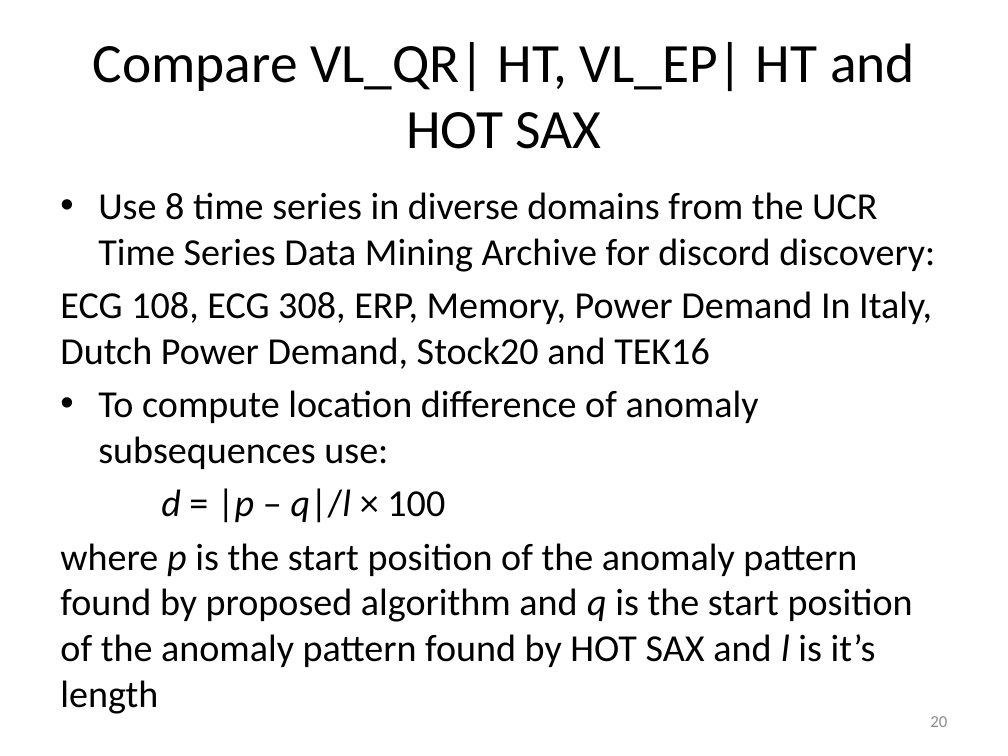
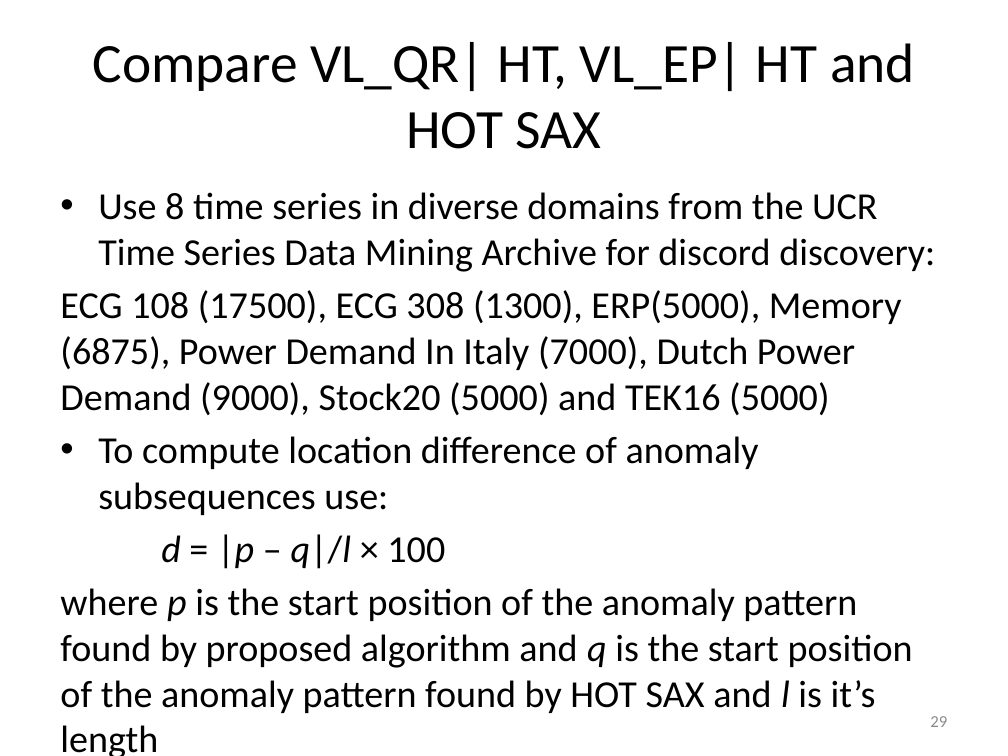
Before and after one commit to vyngo/caohoc-project-name, a slide deck: slide 29 of Report/pre.pptx (slide 20 before the commit). Drawn at 1008x756 pixels with LibreOffice and Linux fonts; fonts in the diff are those of the drawing. Boxes give left, top, right and bottom in pixels: in the first picture for what was removed or moved away, otherwise in the second. Text is boxed around its words. In the diff, an @@ line names an element or a change of style, - is before the commit and + after.

```diff
--- a/Report/pre.pptx
+++ b/Report/pre.pptx
@@ text at [60, 290, 902, 415]: text changed @@
-ECG 108, ECG 308, ERP, Memory, Power Demand In Italy, Dutch Power Demand, Stock20 and TEK16
+ECG 108 (17500), ECG 308 (1300), ERP(5000), Memory (6875), Power Demand In Italy (7000), Dutch Power Demand (9000), Stock20 (5000) and TEK16 (5000)
@@ page number at [930, 716, 947, 727]: text changed @@
-20
+29
```
Also in this commit, not shown: 27 other slides changed, 9 slides added, 12 slides removed, 1 other file.
